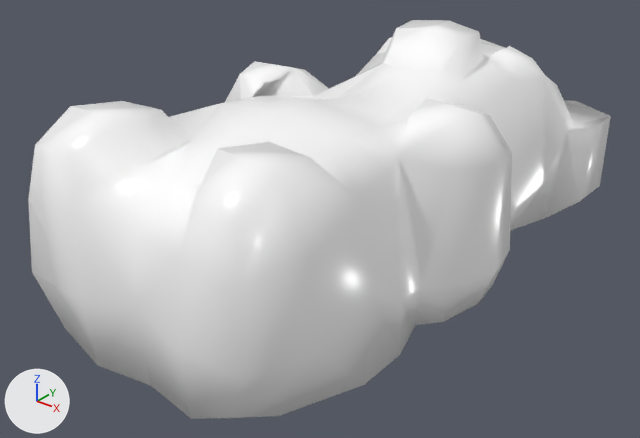
The glTF model EverythingLibraryBrowser/models/consumables/consumables-sugar-gummybear/consumables-sugar-gummybear_v3.glb, before and after one commit.
Rendered twice from a camera (50 mm lens) standing at (0.0258, -0.0357, 0.0252) and looking at (-0.001, -0.0022, 0.0044). Lighting does not change. The marker at lower left points along +X, +Y and +Z. The first picture is the older version. Vertices at exactly the same position are counted once.

The first picture shows 'GummyBear_v3'.
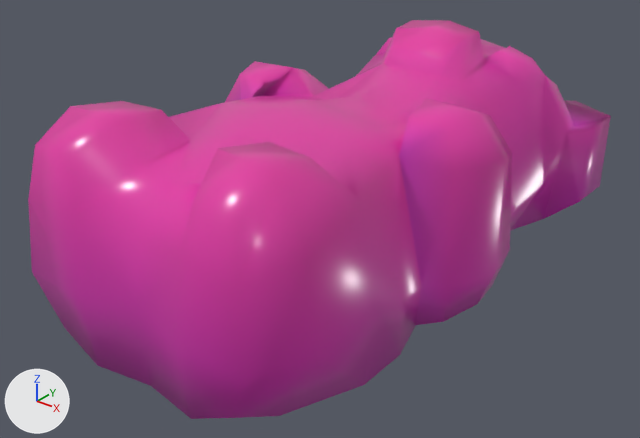
The newer file is also turned or shifted as a whole; pictures and numbers use the older file's frame.

Location of each change, (x1, y1, x2, y2) in pixels of the pictures (640 x 438 px):
```json
{"part": 1, "of": "me_mesh_163", "change": "recoloured", "before": [28, 20, 611, 419], "after": [28, 20, 611, 419], "on screen": "white to pink"}
```

Scene script edits in JSON lines:
```json
{"block": "me_mesh_163", "where": "me_mesh_163.from_pydata(...)  # 206 vertices, 408 faces; spans x -0.0085..0.0085, y -0.0164..0.0164, z 0.0..0.0133"}
{"block": "me_mesh_163", "where": "# used by ob_gummybear_v3; location = (0.0, 0.0, 0.0)"}
{"block": "me_mesh_163", "change": "me_mesh_163 part 1: 408 faces centred in x -0.0083..0.0083, y -0.0162..0.016, z 0.0..0.0131 are repainted in the vertex colours; the middle colour goes from white #ffffff to pink #da39a9"}
```
